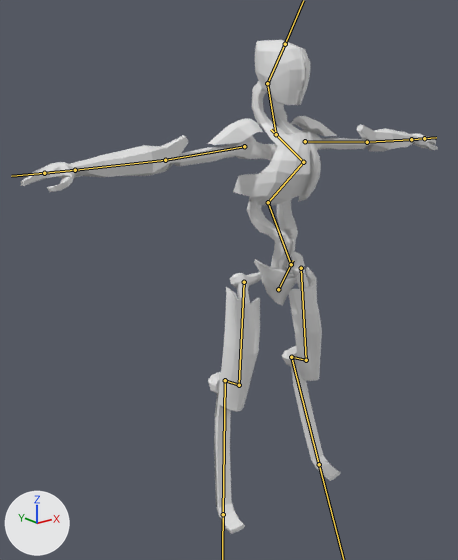
The FBX model QuartonQuest/Assets/Models/TetramechRigged.fbx as it was, and as the next commit left it.
The view is the same before and after, from a 50 mm lens placed at (-12.33, -13.11, 12.99), pointed at (-1.14, 0.88, 7.39). The axes (+X, +Y, +Z) are drawn at lower left. The lights are the same throughout. The bones that bend it are drawn over the model as lines.

In view in the first picture: 'Tetramech'.
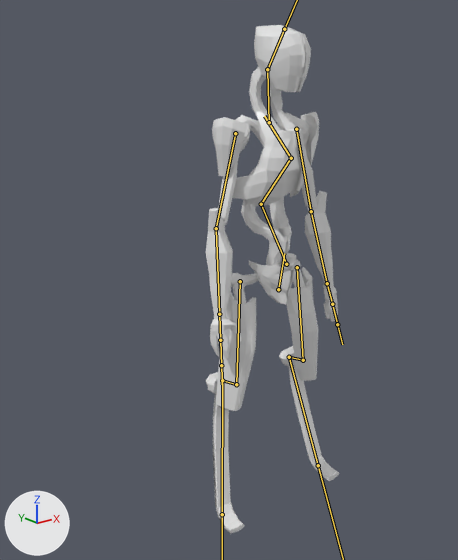
The newer file adds an action. The first version stands in its rest pose; the second is drawn at frame 260 of the action 'Armature|ArmatureAction'.

What differs and where, as boxes [x1, y1, x2, y2] in the pictures (458 x 560 px):
```json
{"object": "Tetramech", "change": "posed", "before": [21, 40, 438, 534], "after": [206, 25, 339, 534], "on screen": "68% narrower"}
{"bone": "Pelvis", "before": "(278, 289) to (293, 260)", "after": "(278, 289) to (284, 253)"}
{"bone": "L_Thigh", "before": "(301, 268) to (306, 360)", "after": "(297, 267) to (303, 360)"}
{"bone": "R_Thigh", "before": "(244, 282) to (239, 385)", "after": "(240, 281) to (236, 384)"}
{"bone": "Abdomen", "before": "(291, 264) to (268, 202)", "after": "(286, 264) to (261, 204)"}
{"bone": "Core", "before": "(268, 202) to (303, 162)", "after": "(261, 204) to (291, 158)"}
{"bone": "Trapezius", "before": "(303, 162) to (271, 129)", "after": "(291, 158) to (264, 116)"}
{"bone": "L_Arm", "before": "(305, 141) to (367, 142)", "after": "(296, 129) to (311, 211)"}
{"bone": "L_Forearm", "before": "(367, 142) to (411, 139)", "after": "(311, 211) to (327, 283)"}
{"bone": "R_Arm", "before": "(244, 146) to (165, 160)", "after": "(235, 133) to (216, 228)"}
{"bone": "R_Forearm", "before": "(165, 160) to (75, 170)", "after": "(216, 228) to (219, 314)"}
{"bone": "Head", "before": "(267, 83) to (285, 44)", "after": "(267, 69) to (284, 29)"}
```

The change, as JSON lines over the scene's bpy script:
```json
{"block": "bone_pelvis", "where": "bone_pelvis = bpy.data.objects['Armature'].pose.bones['Pelvis']"}
{"op": "set", "path": "bone_pelvis.rotation_quaternion", "old": "(1.0, 0.0, 0.0, 0.0)", "new": "(0.986, -0.17, 0.0, 0.0)", "note": "degrees (0, 0, 0) -> degrees (-20, 0, 0)"}
{"block": "bone_l_thigh", "where": "bone_l_thigh = bpy.data.objects['Armature'].pose.bones['L_Thigh']  # child of 'Pelvis'"}
{"op": "set", "path": "bone_l_thigh.location", "old": "(0.0, 0.0, 0.0)", "new": "(0.03, -0.09, -0.01)"}
{"op": "set", "path": "bone_l_thigh.rotation_quaternion", "old": "(1.0, 0.0, 0.0, 0.0)", "new": "(0.987, 0.002, 0.013, -0.159)", "note": "degrees (0, 0, 0) -> degrees (0, 1, -18)"}
{"block": "bone_r_thigh", "where": "bone_r_thigh = bpy.data.objects['Armature'].pose.bones['R_Thigh']  # child of 'Pelvis'"}
{"op": "set", "path": "bone_r_thigh.location", "old": "(0.0, 0.0, 0.0)", "new": "(0.03, -0.09, 0.01)"}
{"op": "set", "path": "bone_r_thigh.rotation_quaternion", "old": "(1.0, 0.0, 0.0, 0.0)", "new": "(0.987, 0.001, -0.014, -0.159)", "note": "degrees (0, 0, 0) -> degrees (0, -2, -18)"}
{"block": "bone_abdomen", "where": "bone_abdomen = bpy.data.objects['Armature'].pose.bones['Abdomen']  # child of 'Pelvis'"}
{"op": "set", "path": "bone_abdomen.location", "old": "(0.0, 0.0, 0.0)", "new": "(0.0, -0.18, -0.03)"}
{"op": "set", "path": "bone_abdomen.rotation_quaternion", "old": "(1.0, 0.0, 0.0, 0.0)", "new": "(0.99, 0.139, 0.002, 0.001)", "note": "degrees (0, 0, 0) -> degrees (16, 0, 0)"}
{"block": "bone_core", "where": "bone_core = bpy.data.objects['Armature'].pose.bones['Core']  # child of 'Abdomen'"}
{"op": "set", "path": "bone_core.rotation_quaternion", "old": "(1.0, 0.0, 0.0, 0.0)", "new": "(0.996, -0.028, 0.085, 0.008)", "note": "degrees (0, 0, 0) -> degrees (-3, 10, 1)"}
{"block": "bone_trapezius", "where": "bone_trapezius = bpy.data.objects['Armature'].pose.bones['Trapezius']  # child of 'Core'"}
{"op": "set", "path": "bone_trapezius.rotation_quaternion", "old": "(1.0, 0.0, 0.0, 0.0)", "new": "(0.98, 0.181, 0.016, -0.082)", "note": "degrees (0, 0, 0) -> degrees (21, 3, -9)"}
{"block": "bone_l_arm", "where": "bone_l_arm = bpy.data.objects['Armature'].pose.bones['L_Arm']  # child of 'Trapezius'"}
{"op": "set", "path": "bone_l_arm.rotation_quaternion", "old": "(1.0, 0.0, 0.0, 0.0)", "new": "(0.814, 0.137, -0.011, -0.565)", "note": "degrees (0, 0, 0) -> degrees (14, 8, -69)"}
{"block": "bone_l_forearm", "where": "bone_l_forearm = bpy.data.objects['Armature'].pose.bones['L_Forearm']  # child of 'L_Arm'"}
{"op": "set", "path": "bone_l_forearm.rotation_quaternion", "old": "(1.0, 0.0, 0.0, 0.0)", "new": "(0.99, 0.13, 0.032, -0.039)", "note": "degrees (0, 0, 0) -> degrees (15, 4, -4)"}
{"block": "bone_r_arm", "where": "bone_r_arm = bpy.data.objects['Armature'].pose.bones['R_Arm']  # child of 'Trapezius'"}
{"op": "set", "path": "bone_r_arm.rotation_quaternion", "old": "(1.0, 0.0, 0.0, 0.0)", "new": "(0.816, -0.521, -0.043, 0.247)", "note": "degrees (0, 0, 0) -> degrees (-62, 11, 27)"}
{"block": "bone_r_forearm", "where": "bone_r_forearm = bpy.data.objects['Armature'].pose.bones['R_Forearm']  # child of 'R_Arm'"}
{"op": "set", "path": "bone_r_forearm.rotation_quaternion", "old": "(1.0, 0.0, 0.0, 0.0)", "new": "(0.986, 0.099, -0.009, -0.132)", "note": "degrees (0, 0, 0) -> degrees (11, 0, -15)"}
{"block": "bone_head", "where": "bone_head = bpy.data.objects['Armature'].pose.bones['Head']  # child of 'Neck'"}
{"op": "set", "path": "bone_head.rotation_quaternion", "old": "(1.0, 0.0, 0.0, 0.0)", "new": "(0.995, -0.105, 0.001, -0.001)", "note": "degrees (0, 0, 0) -> degrees (-12, 0, 0)"}
```
